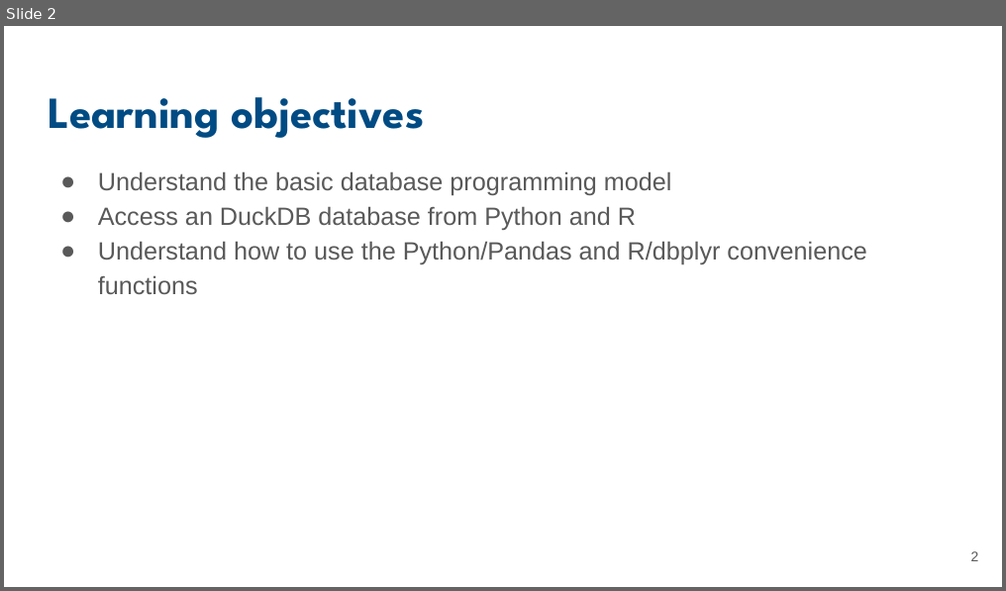
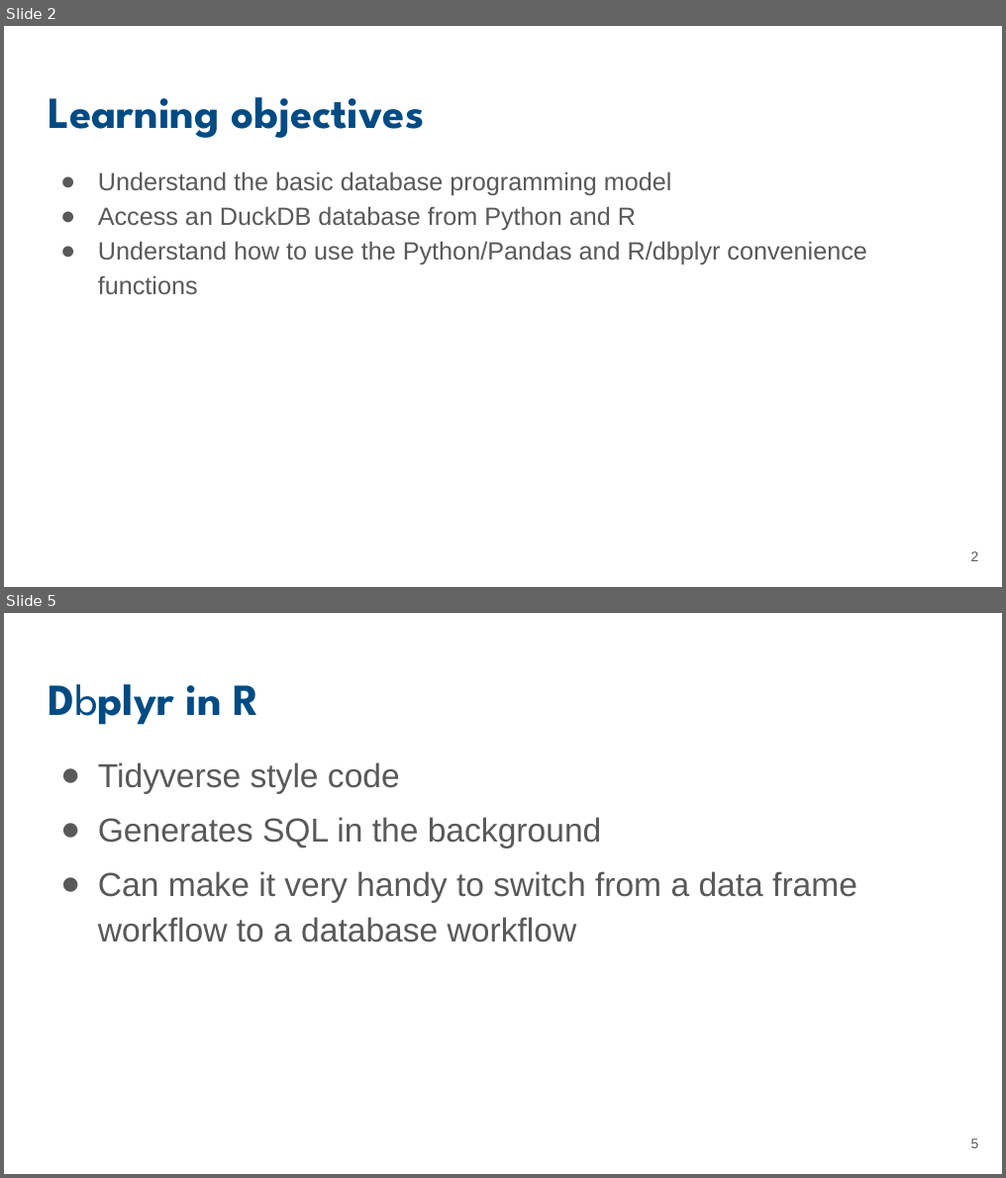
Before and after one commit to UCSB-Library-Research-Data-Services/bren-eds213, a slide deck: modules/week06/slides-06.pptx. Shown one above the other, each under a label of ours: slide 2 before the commit, slides 2 and 5 after it; the slides between them are not shown. The pictures are 1006x591 and 1006x1178 pixels, drawn with LibreOffice and Linux fonts; fonts in the diff are those of the drawing. Boxes give left, top, right and bottom in pixels: in the first picture for what was removed or moved away, otherwise in the second. Text is boxed around its words. In the diff, an @@ line names an element or a change of style, - is before the commit and + after.

```diff
--- a/modules/week06/slides-06.pptx
+++ b/modules/week06/slides-06.pptx
@@ slide 5 added at [4,613,1002,1174], background #FFFFFF @@
@@ title added at [48,684,259,725], 32 pt, text #004B83, bold @@
+Dbplyr in R
@@ text added at [98,762,857,943], 24 pt, text #595959 @@
+● Tidyverse style code
+● Generates SQL in the background
+● Can make it very handy to switch from a data frame workflow to a database workflow
@@ page number added at [971,1139,979,1149], 10 pt, text #595959 @@
+5
```
Also in this commit, not shown: 2 slides changed.
